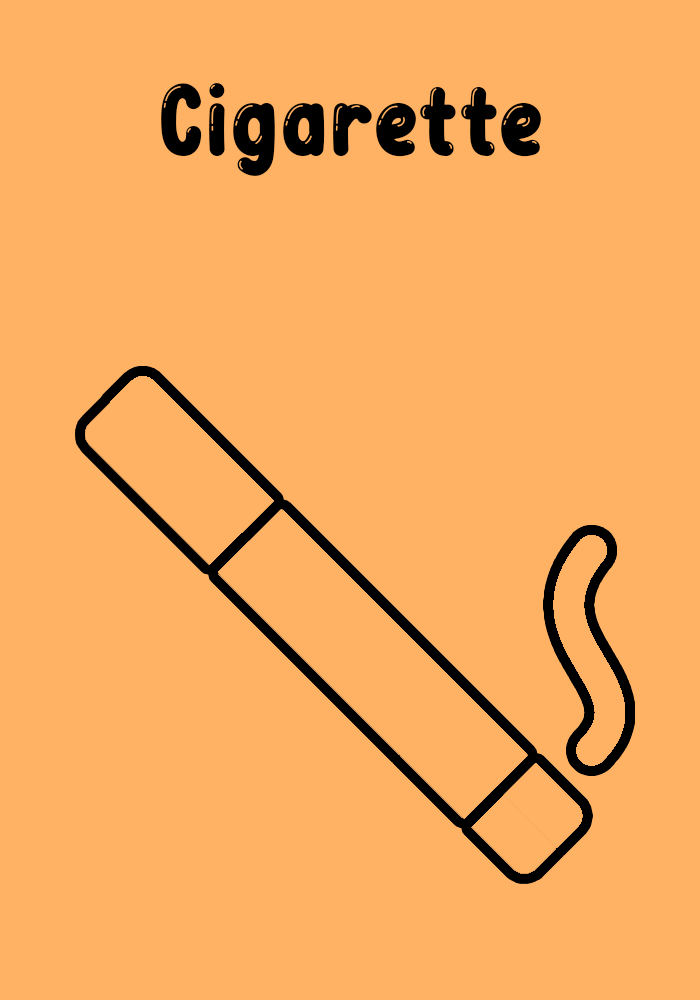
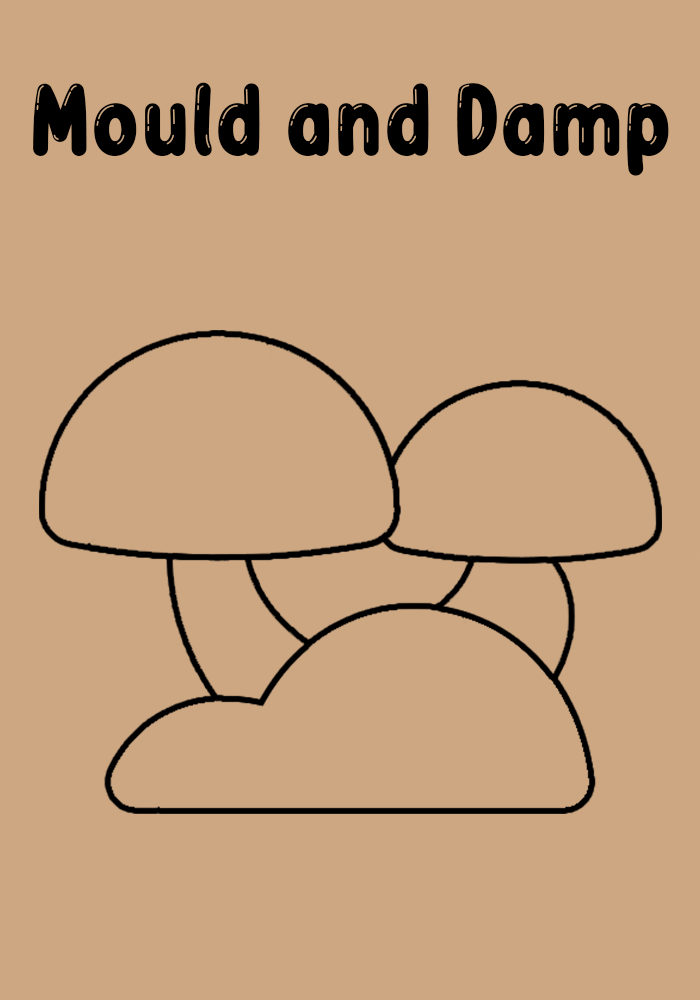
Comparing the layer stacks of the two (700, 1000) images. Changes:
painted on "Text" over [33, 82, 669, 176]
showed "Color Fill 2" over [0, 0, 700, 1000]
hid "Cigarette Icon" over [75, 365, 636, 884]
added layer "Mould and Damp" in group "Icons" over [39, 330, 662, 814]
painted on "Color Fill 1" over [0, 0, 700, 1000]
